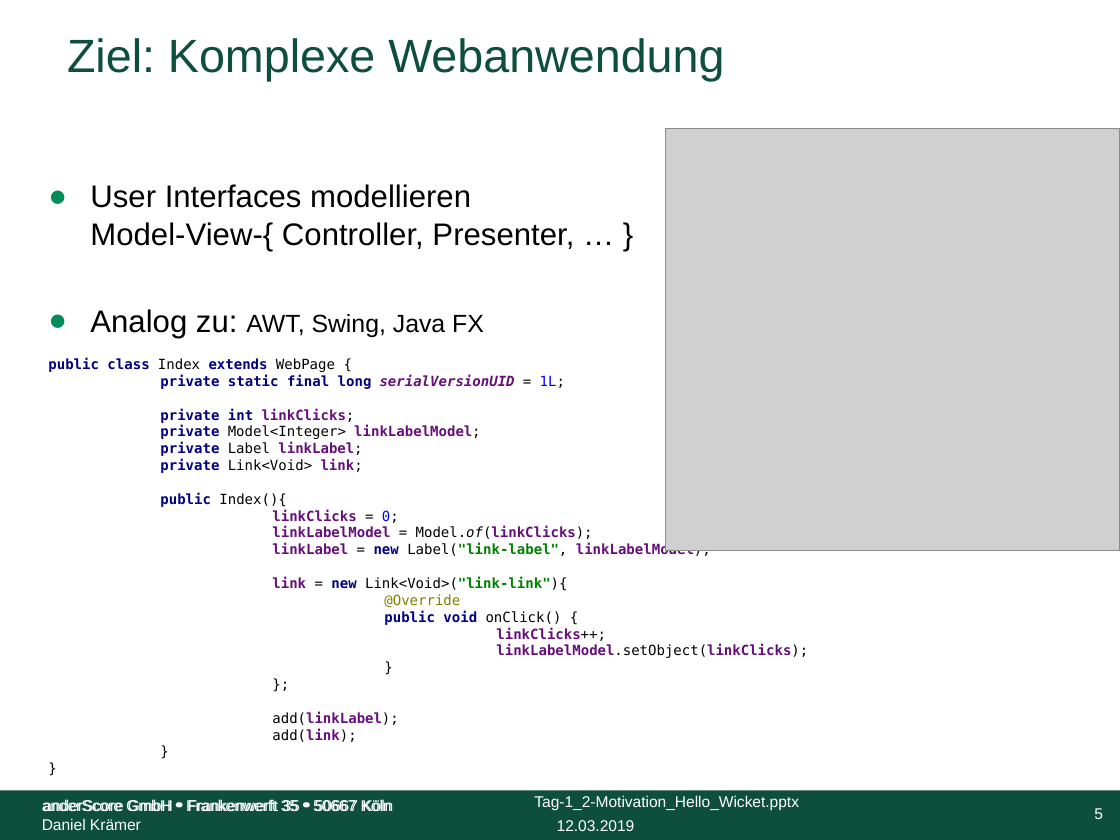
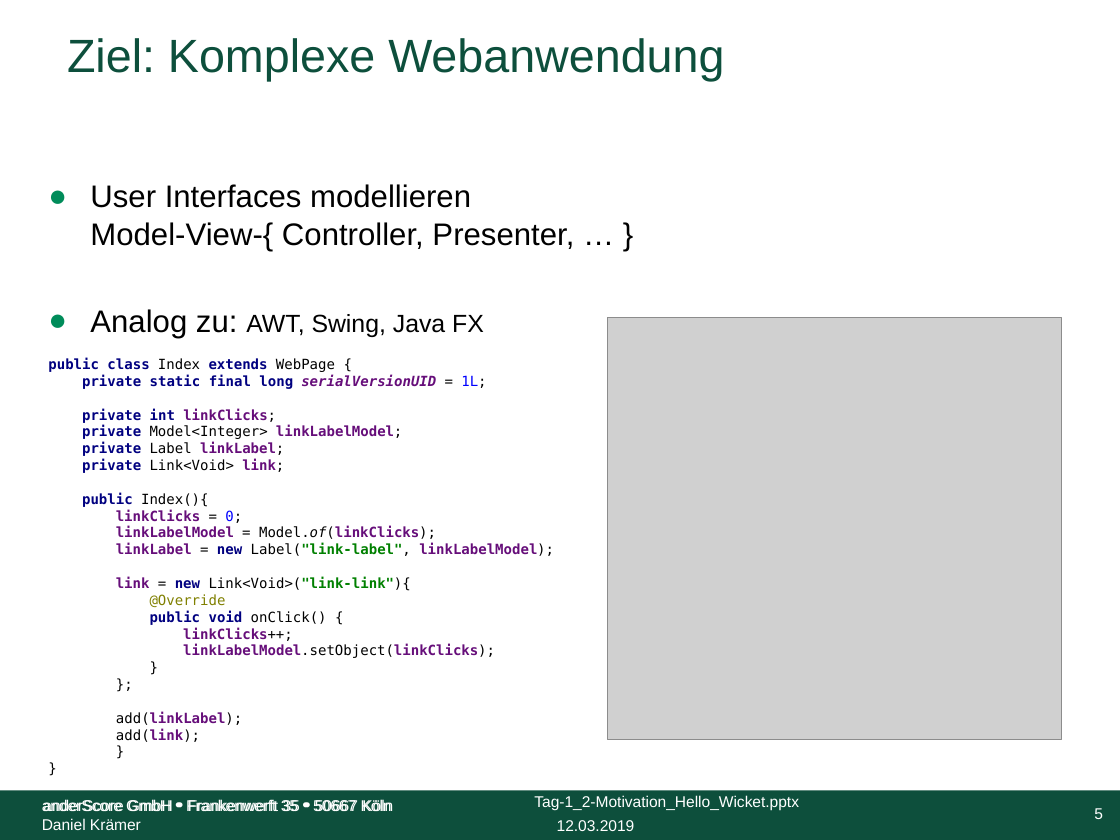
Before and after one commit to anderscore-gmbh/wicket-training, a slide deck: slide 5 of slides/Tag-1_2-Motivation_Hello_Wicket.pptx. Drawn at 1120x840 pixels with LibreOffice and Linux fonts; fonts in the diff are those of the drawing; grey boxes stand for pictures; background and template pictures are left out. Boxes give left, top, right and bottom in pixels: in the first picture for what was removed or moved away, otherwise in the second. Text is boxed around its words. In the diff, an @@ line names an element or a change of style, - is before the commit and + after.

```diff
--- a/slides/Tag-1_2-Motivation_Hello_Wicket.pptx
+++ b/slides/Tag-1_2-Motivation_Hello_Wicket.pptx
@@ picture: place and size @@
-picture at <box>666,129,1120,551</box>
+picture at <box>607,317,1061,739</box>
@@ text at <box>48,357,554,742</box>: text changed @@
-public class Index extends WebPage {
-private static final long serialVersionUID = 1L;
-private int linkClicks;
-private Model<Integer> linkLabelModel;
-private Label linkLabel;
-private Link<Void> link;
-public Index(){
-linkClicks = 0;
-linkLabelModel = Model.of(linkClicks);
-linkLabel = new Label("link-label", linkLabelModel);
-link = new Link<Void>("link-link"){
-@Override
-public void onClick() {
-linkClicks++;
-linkLabelModel.setObject(linkClicks);
-}
-};
-add(linkLabel);
-add(link);
-}
-}
+public class Index extends WebPage {
+private static final long serialVersionUID = 1L;
+private int linkClicks;
+private Model<Integer> linkLabelModel;
+private Label linkLabel;
+private Link<Void> link;
+public Index(){
+linkClicks = 0;
+linkLabelModel = Model.of(linkClicks);
+linkLabel = new Label("link-label", linkLabelModel);
+link = new Link<Void>("link-link"){
+@Override
+public void onClick() {
+linkClicks++;
+linkLabelModel.setObject(linkClicks);
+}
+};
+add(linkLabel);
+add(link);
+}
+}
```
Also in this commit, not shown: 5 other slides changed, 2 other files.
